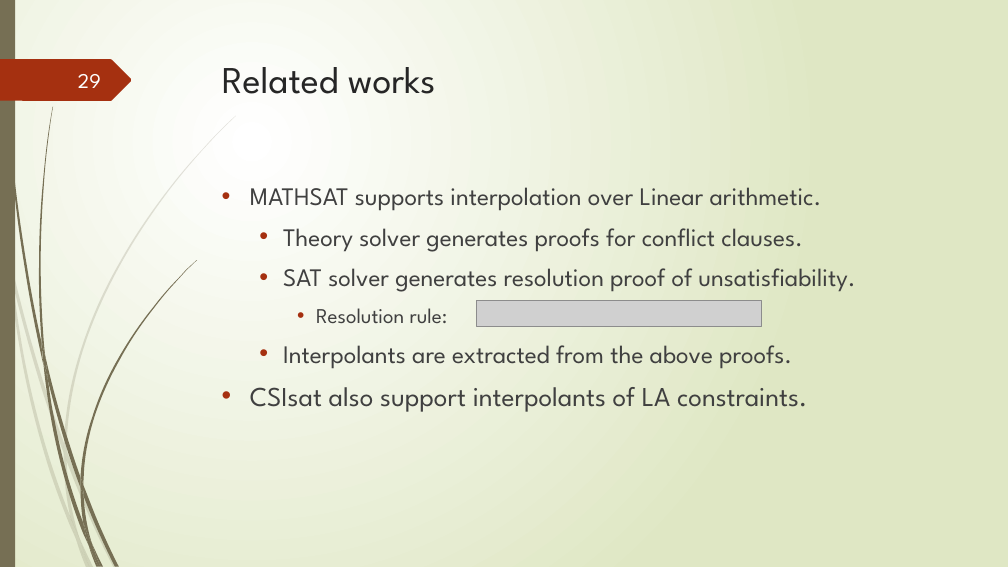
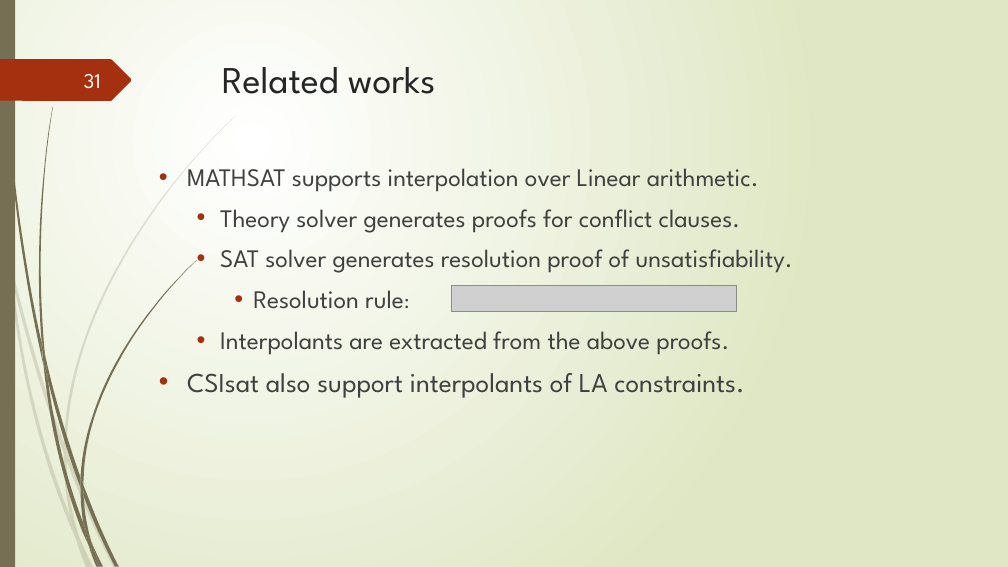
Before and after one commit to tungvx/raSAT, a slide deck: slide 31 of report/midterm.pptx (slide 29 before the commit). Drawn at 1008x567 pixels with LibreOffice and Linux fonts; fonts in the diff are those of the drawing; grey boxes stand for pictures. Boxes give left, top, right and bottom in pixels: in the first picture for what was removed or moved away, otherwise in the second. Text is boxed around its words. In the diff, an @@ line names an element or a change of style, - is before the commit and + after.

```diff
--- a/report/midterm.pptx
+++ b/report/midterm.pptx
@@ page number at box(84, 74, 101, 89): text changed @@
-29
+31
@@ text "MATHSAT supports interpolation over Linear ...": place and size @@
-text "MATHSAT supports interpolation over Linear ..." at box(250, 187, 855, 412)
+text "MATHSAT supports interpolation over Linear ..." at box(187, 168, 793, 398)
@@ text at box(253, 290, 404, 309): size 20 to 24 pt in "Resolution rule:" @@
@@ picture: place and size @@
-picture at box(476, 301, 761, 327)
+picture at box(451, 286, 737, 312)
```
Also in this commit, not shown: 11 other slides changed, 2 slides added, 1 other file.
